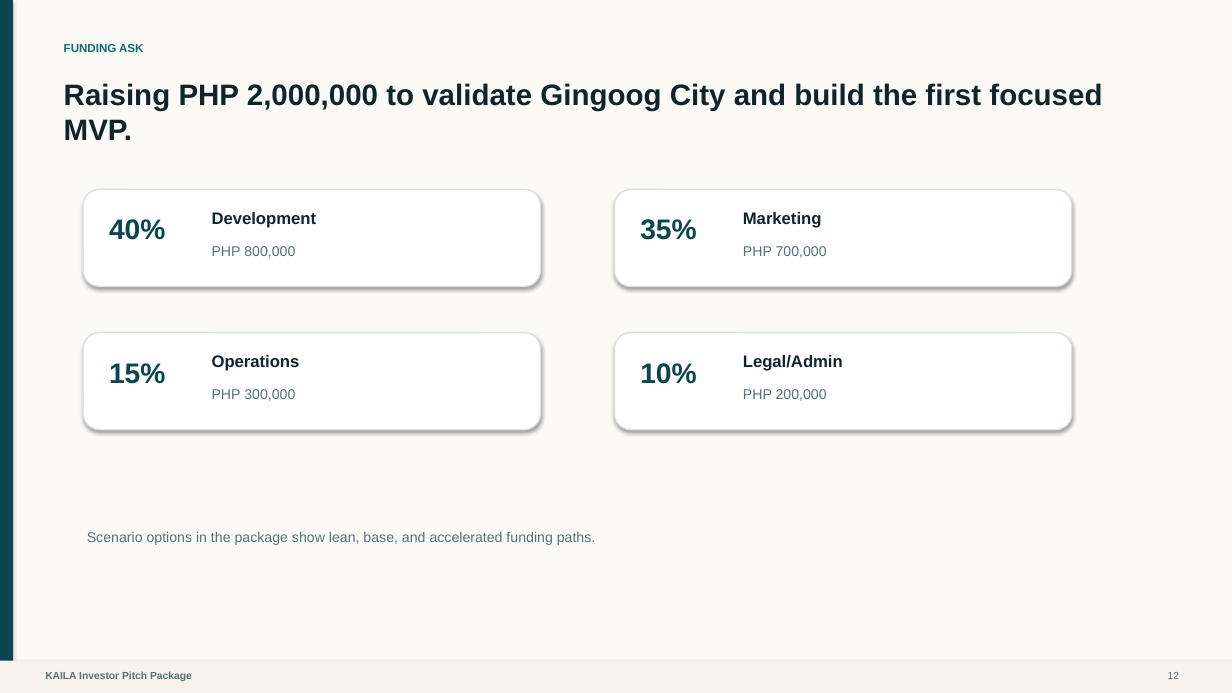
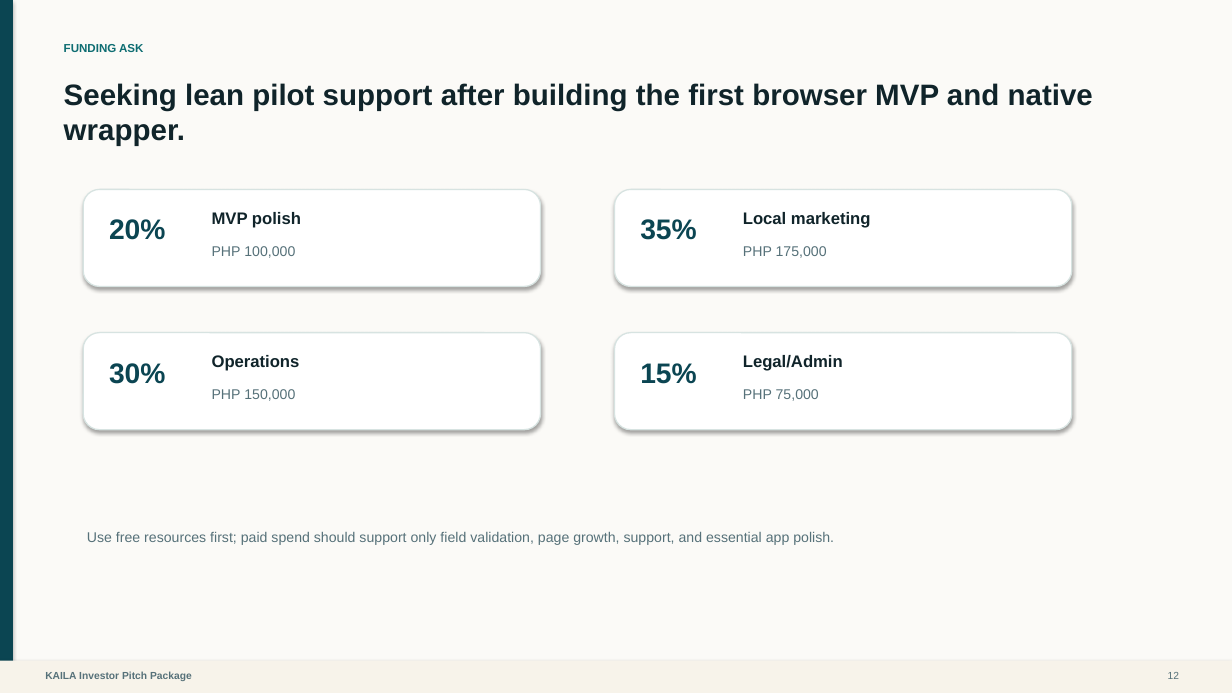
Before and after one commit to jmaeacido/kaila, a slide deck: slide 12 of KAILA_Founder_Grade_Package/KAILA Founder Presentation/presentation/KAILA_Investor_Pitch_Deck.pptx. Drawn at 1232x693 pixels with LibreOffice and Linux fonts; fonts in the diff are those of the drawing. Boxes give left, top, right and bottom in pixels: in the first picture for what was removed or moved away, otherwise in the second. Text is boxed around its words. In the diff, an @@ line names an element or a change of style, - is before the commit and + after.

Commit message:
Update KAILA Founder Presentation materials and financial model
- Revised content in multiple presentation files to reflect updated product descriptions and financial projections.
- Adjusted funding scenarios and financial model to align with lean pilot approach and revised budget estimates.
- Enhanced clarity on market assumptions and pilot execution strategies in investor package documents.
- Updated startup guide to streamline the initial pilot process and emphasize the importance of validation before software development.

```diff
--- a/KAILA_Founder_Grade_Package/KAILA Founder Presentation/presentation/KAILA_Investor_Pitch_Deck.pptx
+++ b/KAILA_Founder_Grade_Package/KAILA Founder Presentation/presentation/KAILA_Investor_Pitch_Deck.pptx
@@ text at [64,83,1093,146]: text changed @@
-Raising PHP 2,000,000 to validate Gingoog City and build the first focused MVP.
+Seeking lean pilot support after building the first browser MVP and native wrapper.
@@ text at [109,219,165,240]: text changed @@
-40%
+20%
@@ text at [212,212,301,228]: text changed @@
-Development
+MVP polish
@@ text at [743,212,871,228]: text changed @@
-Marketing
+Local marketing
@@ text at [212,246,295,258]: text changed @@
-PHP 800,000
+PHP 100,000
@@ text at [743,246,827,258]: text changed @@
-PHP 700,000
+PHP 175,000
@@ text at [109,363,165,384]: text changed @@
-15%
+30%
@@ text at [212,389,295,401]: text changed @@
-PHP 300,000
+PHP 150,000
@@ text at [640,363,696,384]: text changed @@
-10%
+15%
@@ text at [743,389,819,401]: text changed @@
-PHP 200,000
+PHP 75,000
@@ text at [87,532,834,545]: text changed @@
-Scenario options in the package show lean, base, and accelerated funding paths.
+Use free resources first; paid spend should support only field validation, page growth, support, and essential app polish.
```
Also in this commit, not shown: 6 other slides changed, 21 other files.
